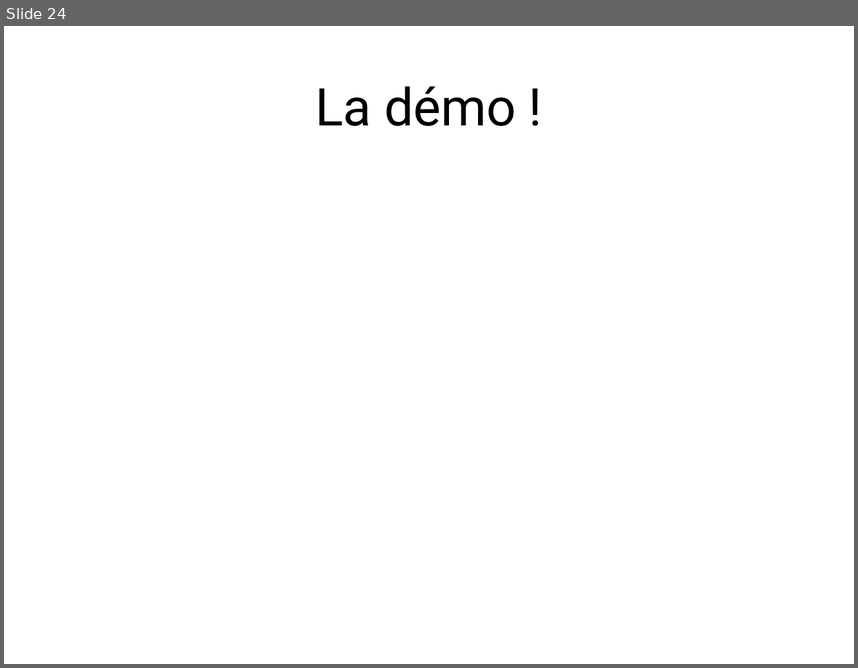
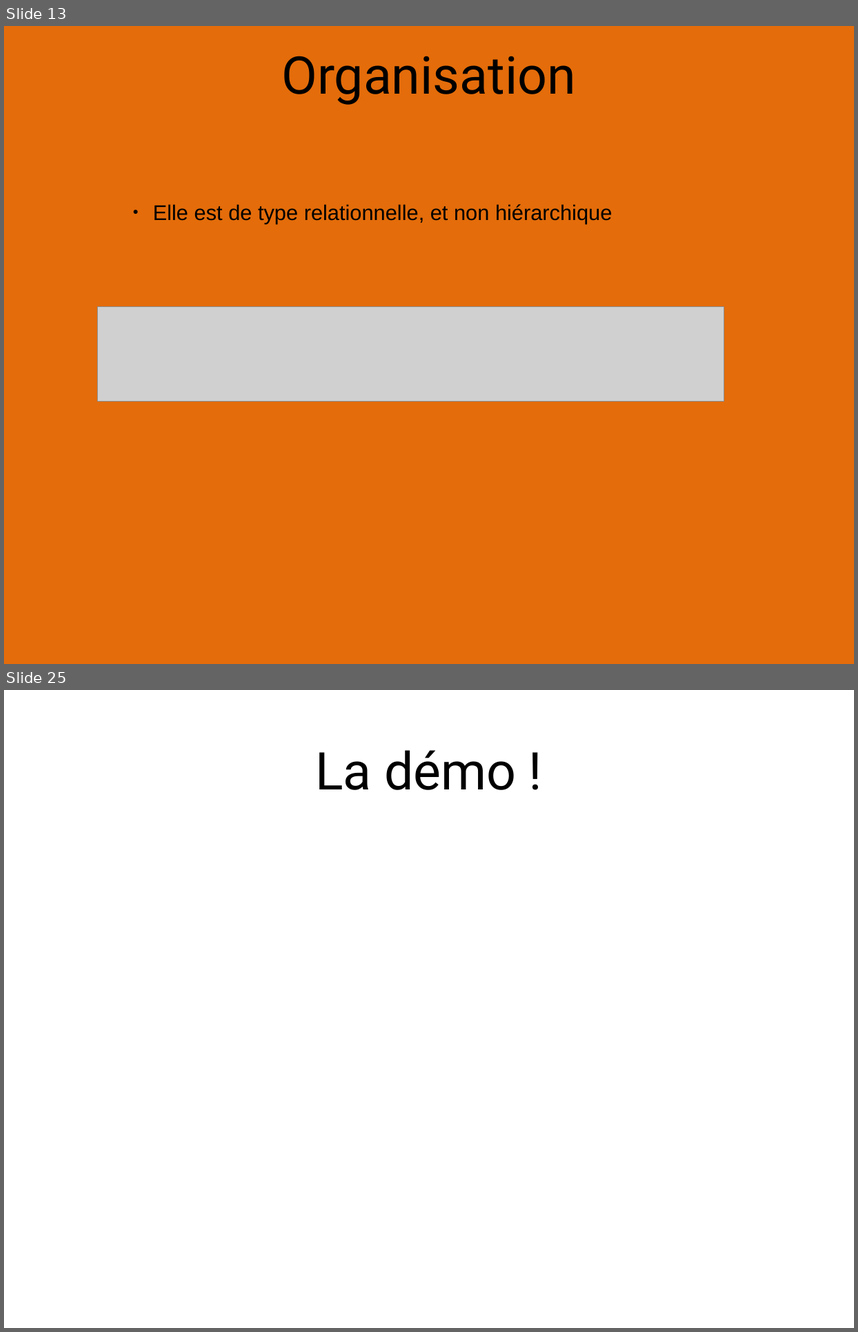
Before and after one commit to sylzys/cesi_komodo, a slide deck: AUTRES/DOC/Projet Plast’Prod.pptx. Shown one above the other, each under a label of ours: slide 24 before the commit, slides 13 and 25 after it; the slides between them are not shown. The pictures are 858x668 and 858x1332 pixels, drawn with LibreOffice and Linux fonts; fonts in the diff are those of the drawing; grey boxes stand for pictures. Boxes give left, top, right and bottom in pixels: in the first picture for what was removed or moved away, otherwise in the second. Text is boxed around its words. In the diff, an @@ line names an element or a change of style, - is before the commit and + after.

```diff
--- a/AUTRES/DOC/Projet Plast’Prod.pptx
+++ b/AUTRES/DOC/Projet Plast’Prod.pptx
@@ slide 13 added at [4, 26, 854, 664], background #E46C0A @@
@@ text added at [281, 56, 576, 105], 44 pt, text #000000 @@
+Organisation
@@ text added at [153, 204, 612, 223], 18 pt, text #000000 @@
+● Elle est de type relationnelle, et non hiérarchique
@@ picture added at [98, 307, 724, 401] @@
@@ what was slide 24 is now slide 25 @@
```
Also in this commit, not shown: 20 slides changed, 3 other slides added, 3 slides removed.
